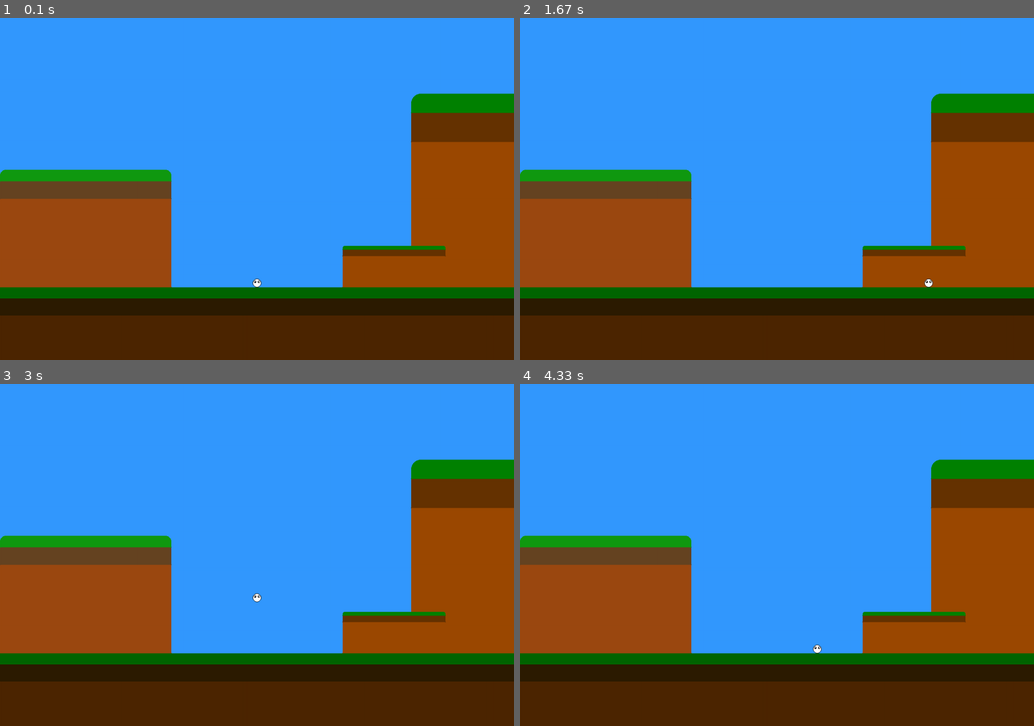
Above: before the commit, frames 1-4 (two rows, left to right).
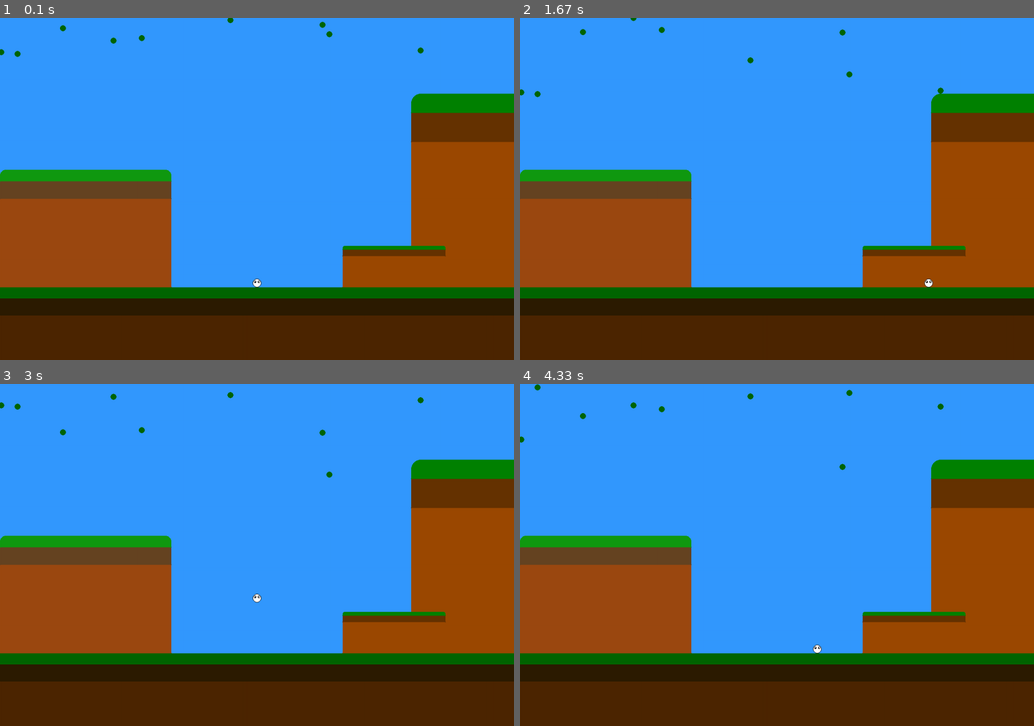
Above: after the commit, the same moments.

Repository: RafaelV1nueza/pyGames_demo
Game: pygame game, started from intro.py
The game is run twice, just before and just after one commit, with the same random seed, the same clock (stepped at 60 frames per second) and the same inputs.
Inputs:
- Up to frame 1 (0.1 s): no input
- Up to frame 2 (1.67 s): hold Right 0.33-0.8 s; hold Up 0.83-1.13 s; hold Right 1.17-1.63 s
- Up to frame 3 (3 s): hold Left 1.67-2.2 s; hold Left 2.23-2.63 s; hold Up from 2.67 s (still down)
- Up to frame 4 (4.33 s): release Up at 3.03 s; hold Right 3.07-3.7 s; hold Left 3.73-4.2 s; hold Right from 4.23 s (still down)

The runs differ from the first frame. In frame 1, 0.2% of the frame differs, in the area x 0-83%, y 0-12%; in frame 2, 0.1%; in frame 3, 0.2%, in the area x 0-83%, y 2-64%; in frame 4, 0.2%.

Commit message:
points as rain

Diff:
--- a/intro.py
+++ b/intro.py
@@ -1,6 +1,7 @@
 import pygame as pg
 import sys
 import math
+import random
 
 class Player:
     def __init__(self,game):
@@ -48,7 +49,11 @@
         else:
             self.py = self.ground - self.game.PLAYER_SIZE
 
-
+    def hitbox(self):
+        ox,oy = self.px, self.py
+        size = self.game.PLAYER_SIZE #pz = radius
+        hbx,hby = ox-size,oy-size
+        #pg.draw.rect(self.game.screen,'Red',(hbx,hby,size*2,size*2), 1)
 
     def draw(self):
         pg.draw.circle(self.game.screen,self.game.WHITE,(self.px,self.py),
@@ -91,6 +96,7 @@
                                                   self.game.PLAYER_SIZE//8,
                                                   self.game.PLAYER_SIZE//6),0,
                                                   self.game.PLAYER_SIZE//10)
+        self.hitbox()
 
     def update(self):
         self.movement()
@@ -103,7 +109,23 @@
     def __init__(self,game):
         self.game = game
         self.ground = (self.game.HEIGHT*2//3 - 10)
-
+        self.coord_list = []
+        for i in range(9):
+            x = random.randint(0,self.game.WIDTH)
+            y = random.randint(0,self.game.HEIGHT//10)
+            self.coord_list.append([x,y])
+
+    def draw(self):
+        for coord in self.coord_list:
+            pg.draw.circle(self.game.screen,self.game.GREEN,(coord),7)
+
+    def update(self):
+        for coord in self.coord_list:
+            coord[1] += 1
+            if random.randint(0,100) < 1:
+                coord[1] = 0
+            if coord[1] > self.game.floor:
+                coord[1] = 0
 
 class Game:
     def __init__(self):
@@ -120,7 +142,7 @@
         self.PLAYER_SIZE = 10
         self.ox, self.oy = self.PLAYER_POS = self.HALF_WIDTH, self.floor - self.PLAYER_SIZE
         self.PLAYER_SPEED = 1.2/math.sqrt(self.PLAYER_SIZE)
-        self.GRAVITY = 0.98 /40
+        self.GRAVITY = 0.98 /20
 
 
         #COLORS
@@ -148,6 +170,7 @@
 
     def new_game(self):
         self.player = Player(self)
+        self.foods = Points(self)
 
     def check_event(self):
         ##To exit propperly
@@ -158,6 +181,9 @@
 
     def update(self):
         self.player.update()
+        self.foods.update()
+        #self.PLAYER_SIZE += 1
+        print(self.PLAYER_SIZE)
         pg.display.flip()     #Update display
         self.delta_time = self.clock.tick(self.FPS)
         pg.display.set_caption(f'{self.clock.get_fps() :.1f}')
@@ -190,6 +216,7 @@
         pg.draw.rect(self.screen,self.GREEN,(a,b,c,d // 10))
 
         self.player.draw()
+        self.foods.draw()
 
     def run(self):
             while True:
